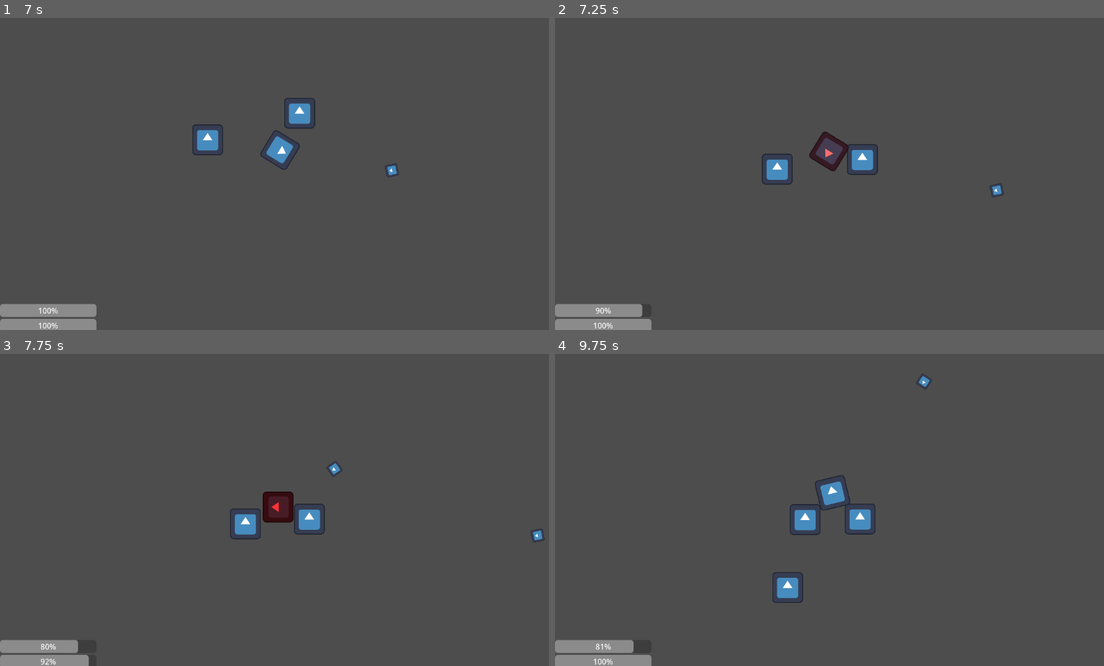
Above: before the commit, frames 1-4 (two rows, left to right).
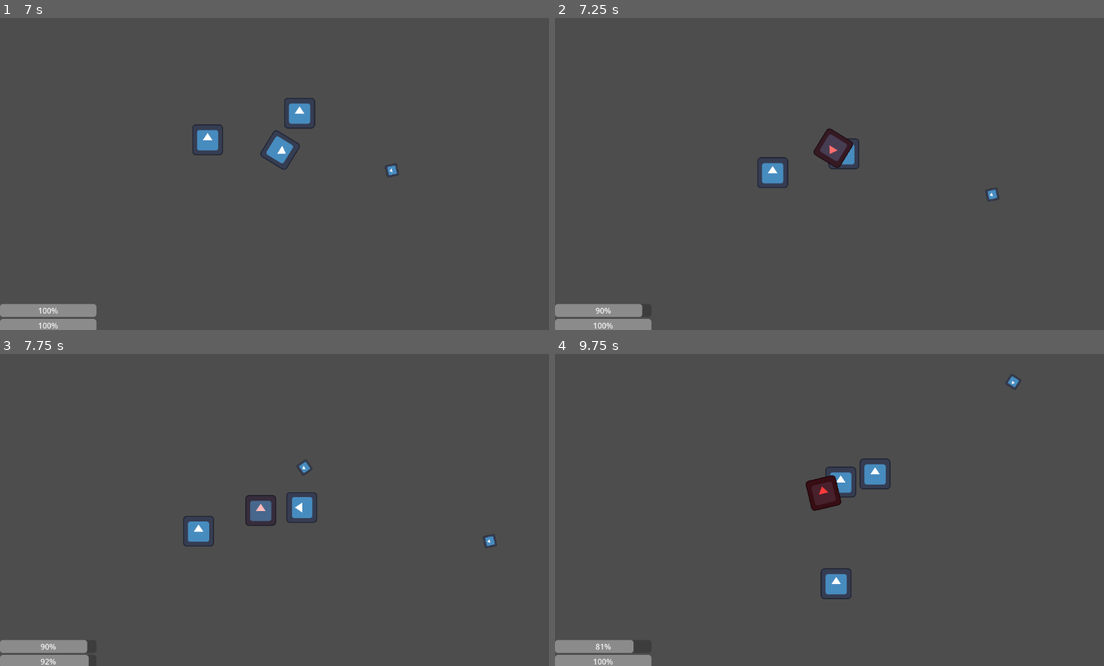
Above: after the commit, the same moments.

Repository: newestski/greatest-game-jam-ever
Game: Godot game, scene res://scenes/root.tscn
Same seed, same stepped clock (60 frames per second), same inputs: the game is played once before the commit and once after it. The engine's default icon, where the game draws it, is replaced by a stand-in: a white triangle on a blue panel in a dark square.
Inputs (mouse positions are in pixels of both pictures, inside the frame that each line leads up to):
- Up to frame 1 (7 s): move the mouse to (400, 158) at 0.52 s; hold D (move_right) 0.53-1.28 s; hold Space (fast_spin) 0.53-1.28 s; tap Enter at 1.25 s; move the mouse to (164, 189) at 1.27 s; hold S (move_down) 1.28-2.03 s; click (164, 189) at 1.35 s; move the mouse to (334, 105) at 2.02 s; hold D (move_right) 2.03-2.78 s; hold Space (fast_spin) 2.03-2.78 s; move the mouse to (252, 236) at 2.77 s; hold W (move_up) 2.78-3.53 s; click (252, 236) at 2.85 s; move the mouse to (444, 220) at 3.52 s; hold Space (fast_spin) 3.53-4.28 s; hold A (move_left) 3.53-5.03 s; move the mouse to (109, 127) at 4.27 s; click (109, 127) at 4.35 s; move the mouse to (307, 174) at 5.02 s; hold S (move_down) 5.03-5.78 s; hold Space (fast_spin) 5.03-5.78 s; move the mouse to (192, 96) at 5.77 s; hold D (move_right) 5.78-6.53 s; click (192, 96) at 5.85 s; move the mouse to (400, 158) at 6.52 s; hold W (move_up) from 6.53 s (still down); hold Space (fast_spin) from 6.53 s (still down)
- Up to frame 2 (7.25 s): keep holding W (move_up); keep holding Space (fast_spin)
- Up to frame 3 (7.75 s): move the mouse to (164, 525) at 7.27 s; release W (move_up) at 7.28 s; release Space (fast_spin) at 7.28 s; hold D (move_right) from 7.28 s (still down); click (164, 525) at 7.35 s
- Up to frame 4 (9.75 s): move the mouse to (889, 441) at 8.02 s; release D (move_right) at 8.03 s; hold S (move_down) 8.03-8.78 s; hold Space (fast_spin) 8.03-8.78 s; move the mouse to (807, 572) at 8.77 s; hold A (move_left) 8.78-9.53 s; click (807, 572) at 8.85 s; move the mouse to (999, 556) at 9.52 s; hold W (move_up) from 9.53 s (still down); hold Space (fast_spin) from 9.53 s (still down)

Frame 1 is identical in both runs. In frame 2, 1.3% of the frame differs, in the area x 36-82%, y 35-59%; in frame 3, 2.2%; in frame 4, 2.6%, in the area x 39-85%, y 6-80%.

Commit message:
put everything on its own physics layer

Diff:
--- a/project.godot
+++ b/project.godot
@@ -62,8 +62,10 @@
 
 [layer_names]
 
-2d_physics/layer_1="enviorment"
+2d_physics/layer_1="walls"
 2d_physics/layer_2="player"
+2d_physics/layer_3="enemy"
+2d_physics/layer_4="bullet"
 
 [physics]
 
--- a/scenes/bullets/bullet.tscn
+++ b/scenes/bullets/bullet.tscn
@@ -9,6 +9,8 @@
 script = ExtResource("1_mkf8s")
 
 [node name="HurtBox" type="Area2D" parent="." unique_id=1919181650]
+collision_layer = 8
+collision_mask = 7
 
 [node name="CollisionShape2D" type="CollisionShape2D" parent="HurtBox" unique_id=670067129]
 shape = SubResource("CircleShape2D_v8qja")
--- a/scenes/enemies/enemy.tscn
+++ b/scenes/enemies/enemy.tscn
@@ -11,6 +11,8 @@
 radius = 50.0
 
 [node name="Enemy" type="CharacterBody2D" unique_id=1804707588]
+collision_layer = 4
+collision_mask = 5
 script = ExtResource("1_38ino")
 
 [node name="CollisionShape2D" type="CollisionShape2D" parent="." unique_id=589761609]
@@ -27,6 +29,8 @@
 texture = ExtResource("2_38ino")
 
 [node name="HurtBox" type="Area2D" parent="." unique_id=1615960671]
+collision_layer = 0
+collision_mask = 6
 
 [node name="CollisionShape2D" type="CollisionShape2D" parent="HurtBox" unique_id=843763530]
 shape = SubResource("CircleShape2D_38ino")
--- a/scenes/player.tscn
+++ b/scenes/player.tscn
@@ -8,6 +8,7 @@
 radius = 35.0
 
 [node name="Player" type="CharacterBody2D" unique_id=1929232658]
+collision_layer = 2
 script = ExtResource("1_g2els")
 bullet_path = "uid://bb0xhwkpsxdr3"
 
